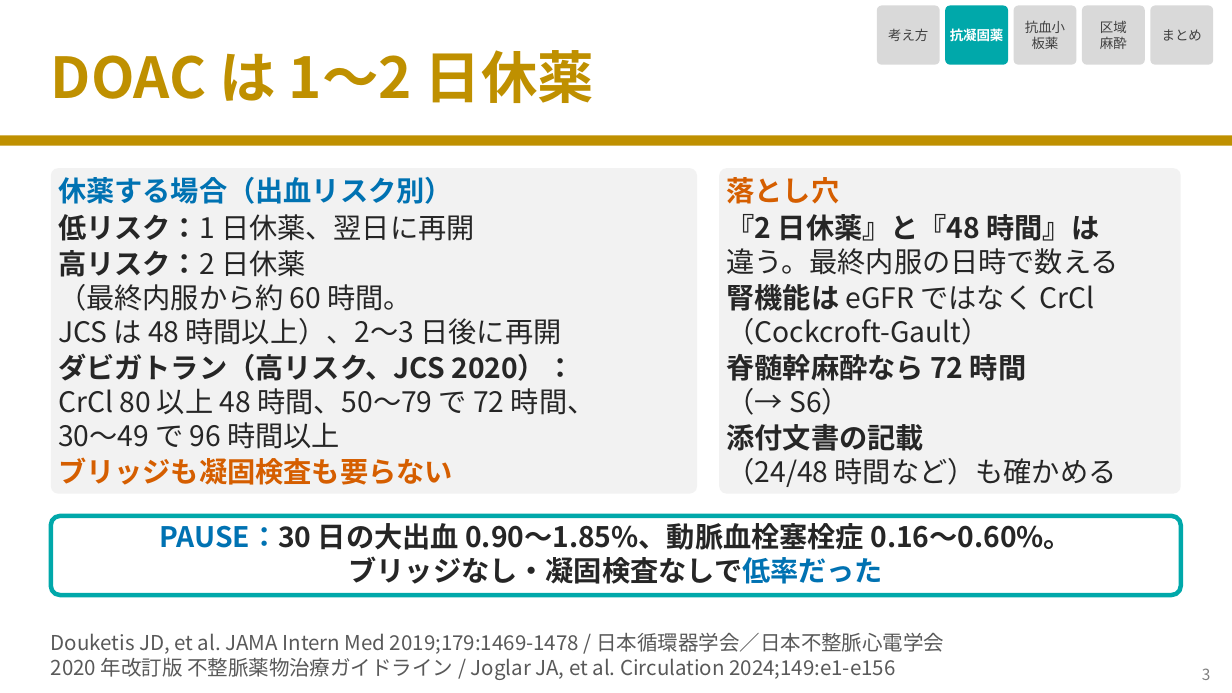
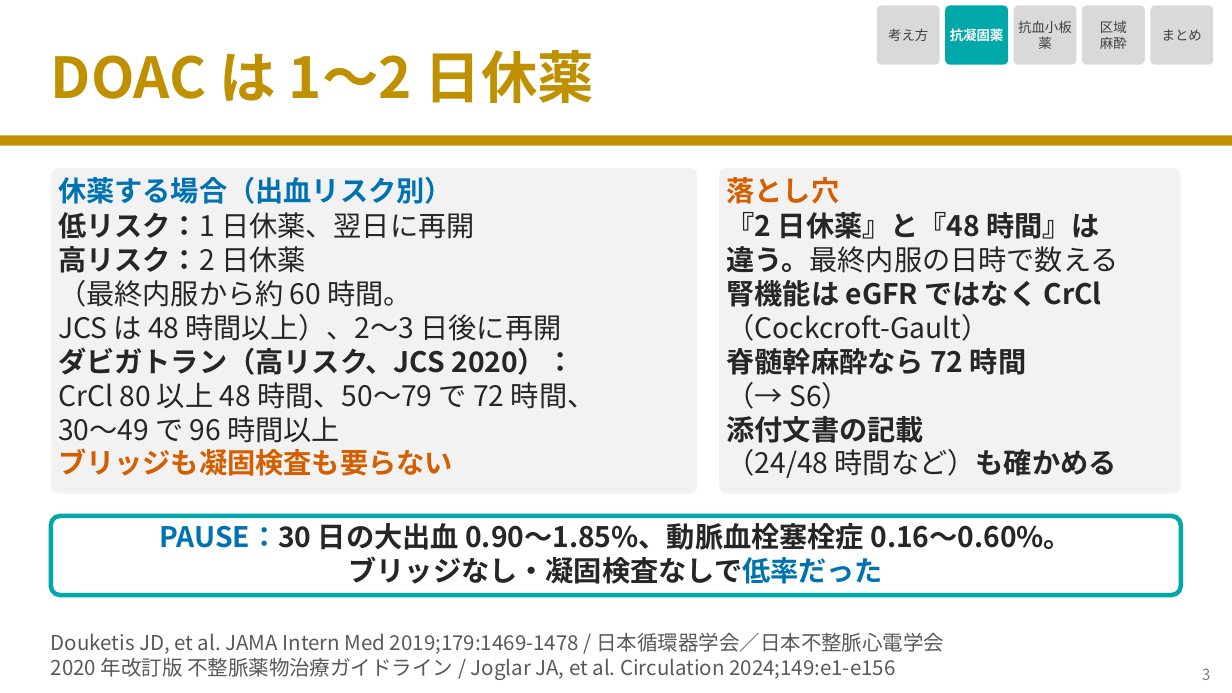
Before and after one commit to nobumitsu-3141/Anes-lecture, a slide deck: slide 4 of slides/4-12_antithrombotic_drugs/4-12_antithrombotic_drugs.pptx. Drawn at 1232x693 pixels with LibreOffice and Linux fonts; fonts in the diff are those of the drawing. Boxes give left, top, right and bottom in pixels: in the first picture for what was removed or moved away, otherwise in the second. Text is boxed around its words. In the diff, an @@ line names an element or a change of style, - is before the commit and + after.

```diff
--- a/slides/4-12_antithrombotic_drugs/4-12_antithrombotic_drugs.pptx
+++ b/slides/4-12_antithrombotic_drugs/4-12_antithrombotic_drugs.pptx
@@ text in rounded rectangle at [1018,20,1072,49]: spaces changed @@
-抗血小
-板薬
+抗血小板
+薬
@@ text "違う。最終内服の日時で数える" at [727,246,1119,273]: bold on in "違う。最終内服の日時で数える" @@
@@ text "腎機能は eGFR ではなく CrCl" at [727,280,1102,307]: bold on in "eGFR ではなく CrCl" @@
@@ 9 texts: place and size @@
-9 texts at [58,250,1026,449]
+9 texts at [58,246,1026,443]
@@ 3 texts: place and size @@
-3 texts at [58,424,1117,487]
+3 texts at [58,416,1117,478]
@@ text "（24/48 時間など）も確かめる" at [727,449,1117,478]: bold on in "時間など）も確かめる" @@
```
Also in this commit, not shown: 7 other slides changed, 3 other files.
